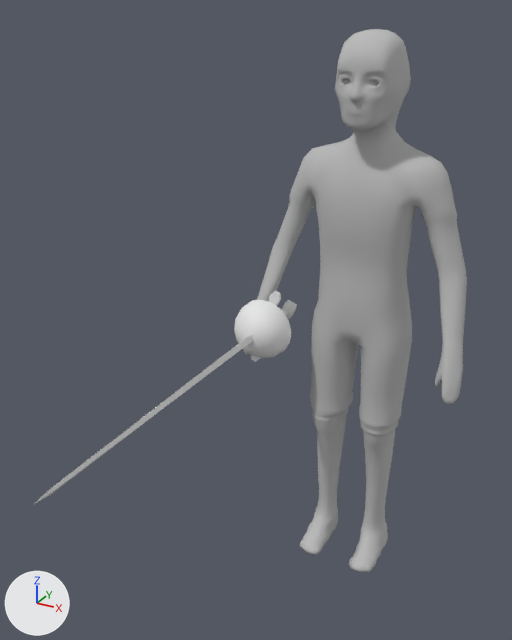
The Blender file Blender/PlayerRig01.blend as it was, and as the next commit left it.
Rendered twice from a 50 mm lens placed at (0.73, -1.99, 1.84), pointed at (-0.11, -0.46, 1.08). Arrows for +X, +Y and +Z are at lower left; the lights stay in place.

Before the edit, the objects in view are built like this:
```python
me_low_poly = bpy.data.meshes.new('Low_Poly')
me_low_poly.from_pydata(...)  # 2744 vertices, 2754 faces; spans x -37.0..37.0, y 0.0..179.0, z -17.0..12.0
me_low_poly.materials.append(mat_low_poly)  # grey #bcbcbc
me_mainbody = bpy.data.meshes.new('MainBody')
me_mainbody.from_pydata(...)  # 136 vertices, 104 faces; spans x -0.38..0.38, y -0.26..0.13, z 0.0..1.77
me_rapier01_cube = bpy.data.meshes.new('Rapier01_Cube')
me_rapier01_cube.from_pydata(...)  # 349 vertices, 352 faces; spans x -0.1..0.1, y -0.21..1.044, z -0.138..0.138
ob_low_poly = bpy.data.objects.new('Low_Poly', me_low_poly)
ob_low_poly.location = (0.0, 0.0, 0.0)
ob_low_poly.rotation_euler = (1.571, 0.0, 0.0)  # degrees (90, 0, 0)
ob_low_poly.scale = (0.01, 0.01, 0.01)
ob_rapier01_cube = bpy.data.objects.new('Rapier01_Cube', me_rapier01_cube)
ob_rapier01_cube.location = (-0.282, -0.095, 0.876)
ob_rapier01_cube.rotation_euler = (-3.142, 0.304, 0.0)  # degrees (-180, 17, 0)
ob_thechosenone = bpy.data.objects.new('TheChosenOne', me_mainbody)
ob_thechosenone.location = (0.0, 0.0, 0.0)
ob_thechosenone.hide_set(True)  # its collection is switched off
```
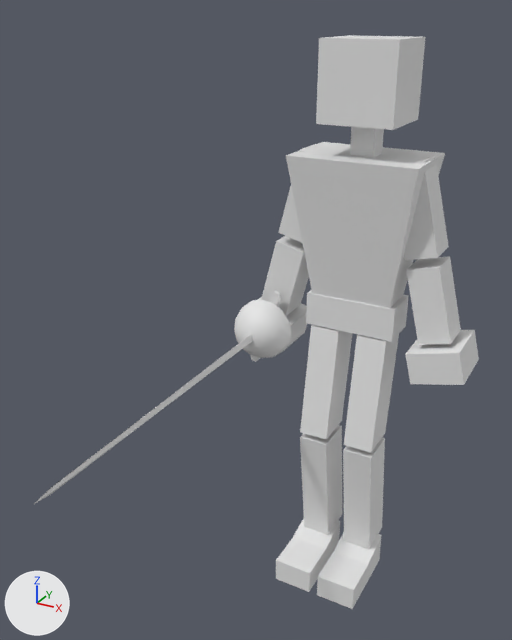
What differs and where, as boxes (x1, y1, x2, y2) in the pictures (512 x 640 px):
```json
{"object": "TheChosenOne", "change": "shown", "after": [257, 35, 479, 609]}
{"object": "Low_Poly", "change": "hidden", "before": [244, 29, 467, 572]}
```

Scene script edits in JSON lines:
```json
{"op": "set", "path": "ob_low_poly.rotation_euler", "old": "(1.571, 0.0, 0.0)", "new": "(0.0, 0.0, 0.0)", "note": "degrees (90, 0, 0) -> degrees (0, 0, 0)"}
{"op": "set", "path": "ob_low_poly.scale", "old": "(0.01, 0.01, 0.01)", "new": "(1.0, 1.0, 1.0)"}
{"op": "add", "block": "ob_low_poly", "code": "ob_low_poly.hide_set(True)  # its collection is switched off"}
{"op": "remove", "block": "ob_thechosenone", "code": "ob_thechosenone.hide_set(True)  # its collection is switched off"}
```
